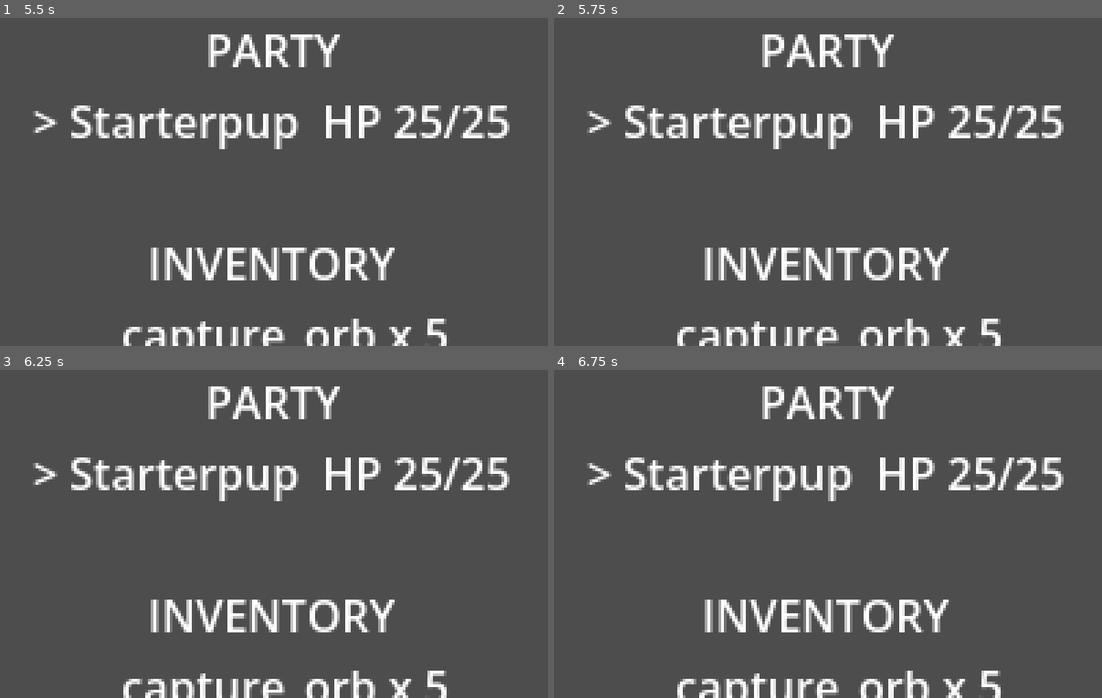
Above: before the commit, frames 1-4 (two rows, left to right).
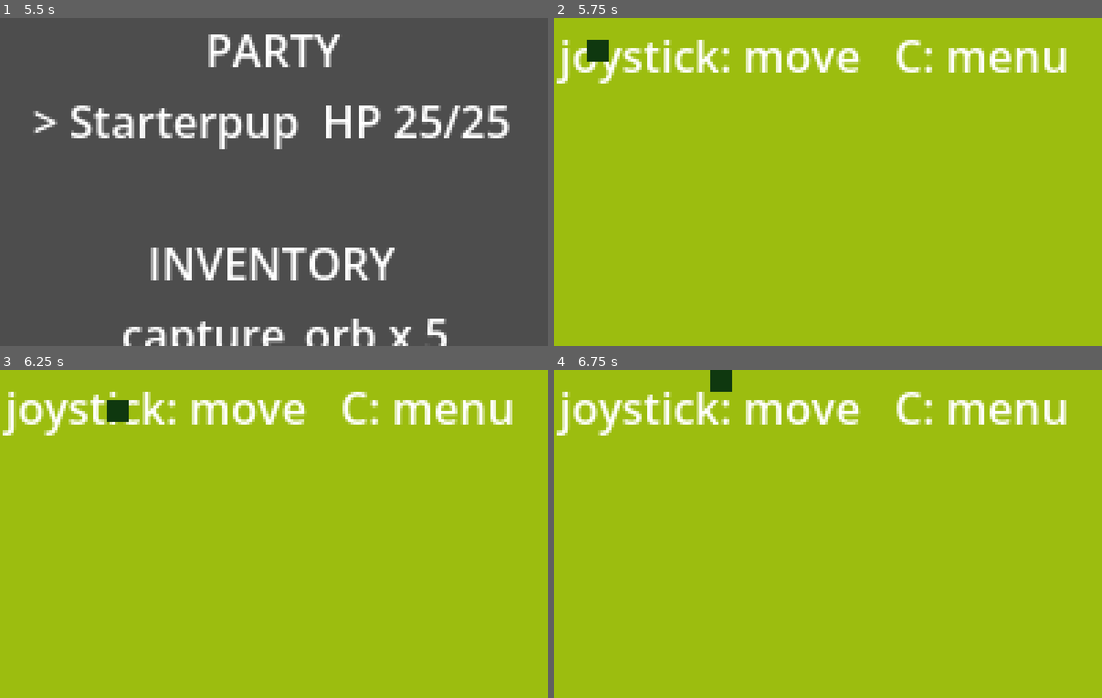
Above: after the commit, the same moments.

Repository: quentinbuilds/Brok-mon
Game: Godot game, scene res://core/Main.tscn
Same seed, same stepped clock (60 frames per second), same inputs: the game is played once before the commit and once after it.
Inputs (mouse positions are in pixels of both pictures, inside the frame that each line leads up to):
- Up to frame 1 (5.5 s): tap A (move_left) at 0.5 s; move the mouse to (394, 165) at 0.52 s; hold D (move_right) 0.53-1.28 s; tap J (confirm) at 0.6, 2, 3.05, 3.5, 3.6 s; click (394, 165) at 0.67 s; tap Space at 0.77, 1.07, 1.52, 1.82, 2.3, 2.85, 3.02, 3.32, 3.77, 4.07, 4.52, 4.82, 5.3 s; tap Enter at 0.8, 1.35, 3.8, 4.35 s; move the mouse to (164, 198) at 1.27 s; hold S (move_down) 1.28-2.03 s; tap Tab at 1.55, 2.1, 4.55, 5.1 s; move the mouse to (328, 109) at 2.02 s; hold D (move_right) 2.03-2.78 s; move the mouse to (246, 247) at 2.77 s; hold W (move_up) 2.78-3.53 s; click (246, 247) at 2.92 s; move the mouse to (438, 231) at 3.52 s; hold A (move_left) 3.53-5.03 s; tap K (cancel) at 4.15 s; move the mouse to (109, 132) at 4.27 s; tap L (menu) at 4.9 s; move the mouse to (301, 182) at 5.02 s; hold S (move_down) from 5.03 s (still down); click (301, 182) at 5.17 s
- Up to frame 2 (5.75 s): keep holding S (move_down); tap Escape at 5.65 s
- Up to frame 3 (6.25 s): move the mouse to (191, 452) at 5.77 s; release S (move_down) at 5.78 s; hold D (move_right) from 5.78 s (still down); tap J (confirm) at 5.85 s; tap Space at 6.02 s
- Up to frame 4 (6.75 s): tap Space at 6.32 s; move the mouse to (948, 517) at 6.52 s; release D (move_right) at 6.53 s; hold W (move_up) from 6.53 s (still down); tap Enter at 6.6 s

Frame 1 is identical in both runs. In frame 2, 100% of the frame differs, in the area x 0-100%, y 0-100%; in frame 3, 100%; in frame 4, 100%.

Commit message:
feat: bind Space and Escape for desktop playtesting
WASD/arrows, J/K/L and the joypad were already mapped, but Space and Escape - the two
keys anyone on a Mac or Windows reaches for first - were not, so the game felt
button-dead when it was not. Adds them alongside the existing events rather than
replacing any, so the UNO Q Modulino bindings are untouched.

test_input_e2e boots the real Main.tscn and pushes genuine InputEventKeys through it,
covering key -> InputMap -> InputManager -> GameState.update() -> transition, which the
per-binding tests alone could not.

Diff:
--- a/project.godot
+++ b/project.godot
@@ -75,6 +75,7 @@
 , Object(InputEventKey,"resource_local_to_scene":false,"resource_name":"","device":-1,"window_id":0,"alt_pressed":false …(181 unchanged characters)…
 , Object(InputEventKey,"resource_local_to_scene":false,"resource_name":"","device":-1,"window_id":0,"alt_pressed":false …(186 unchanged characters)…
 , Object(InputEventJoypadButton,"resource_local_to_scene":false,"resource_name":"","device":-1,"button_index":0,"pressure":0.0,"pressed":false,"script":null)
+, Object(InputEventKey,"resource_local_to_scene":false,"resource_name":"","device":-1,"window_id":0,"alt_pressed":false,"shift_pressed":false,"ctrl_pressed":false,"meta_pressed":false,"pressed":false,"keycode":0,"physical_keycode":32,"key_label":0,"unicode":0,"location":0,"echo":false,"script":null)
 ]
 }
 cancel={
@@ -83,6 +84,7 @@
 , Object(InputEventKey,"resource_local_to_scene":false,"resource_name":"","device":-1,"window_id":0,"alt_pressed":false …(181 unchanged characters)…
 , Object(InputEventKey,"resource_local_to_scene":false,"resource_name":"","device":-1,"window_id":0,"alt_pressed":false …(186 unchanged characters)…
 , Object(InputEventJoypadButton,"resource_local_to_scene":false,"resource_name":"","device":-1,"button_index":1,"pressure":0.0,"pressed":false,"script":null)
+, Object(InputEventKey,"resource_local_to_scene":false,"resource_name":"","device":-1,"window_id":0,"alt_pressed":false,"shift_pressed":false,"ctrl_pressed":false,"meta_pressed":false,"pressed":false,"keycode":0,"physical_keycode":4194305,"key_label":0,"unicode":0,"location":0,"echo":false,"script":null)
 ]
 }
 menu={
@@ -90,6 +92,7 @@
 "events": [Object(InputEventKey,"resource_local_to_scene":false,"resource_name":"","device":-1,"window_id":0,"alt_press …(190 unchanged characters)…
 , Object(InputEventKey,"resource_local_to_scene":false,"resource_name":"","device":-1,"window_id":0,"alt_pressed":false …(186 unchanged characters)…
 , Object(InputEventJoypadButton,"resource_local_to_scene":false,"resource_name":"","device":-1,"button_index":6,"pressure":0.0,"pressed":false,"script":null)
+, Object(InputEventKey,"resource_local_to_scene":false,"resource_name":"","device":-1,"window_id":0,"alt_pressed":false,"shift_pressed":false,"ctrl_pressed":false,"meta_pressed":false,"pressed":false,"keycode":0,"physical_keycode":4194305,"key_label":0,"unicode":0,"location":0,"echo":false,"script":null)
 ]
 }
 
@@ -98,4 +101,3 @@
 textures/canvas_textures/default_texture_filter=0
 renderer/rendering_method="gl_compatibility"
 renderer/rendering_method.mobile="gl_compatibility"
-textures/vram_compression/import_etc2_astc=true
--- a/tests/test_input_bindings.gd
+++ b/tests/test_input_bindings.gd
@@ -24,6 +24,14 @@
 	assert_true(_has_key("cancel", KEY_K), "button B (K) -> cancel")
 	assert_true(_has_key("menu", KEY_L), "button C (L) -> menu")
 
+func test_desktop_keys_bound() -> void:
+	# Most playtesting happens on a Mac or Windows keyboard, not the handheld.
+	# Space/Enter and Escape are what testers reach for first.
+	assert_true(_has_key("confirm", KEY_SPACE), "Space -> confirm")
+	assert_true(_has_key("confirm", KEY_ENTER), "Enter -> confirm")
+	assert_true(_has_key("cancel", KEY_ESCAPE), "Escape -> cancel")
+	assert_true(_has_key("menu", KEY_ESCAPE), "Escape -> menu")
+
 func test_all_seven_actions_exist() -> void:
 	for a in ["move_up", "move_down", "move_left", "move_right", "confirm", "cancel", "menu"]:
 		assert_true(InputMap.has_action(a), "missing action %s" % a)
--- /dev/null
+++ b/tests/test_input_e2e.gd
@@ -0,0 +1,74 @@
+extends TestCase
+## End-to-end input: boots the real Main.tscn and pushes real InputEventKeys through it,
+## proving key -> InputMap -> InputManager -> GameState.update() -> transition actually works.
+## The per-action binding contract lives in test_input_bindings.gd; this guards the whole chain.
+
+var _main: Node
+var _gs
+
+func before_each() -> void:
+	_gs = tree.root.get_node("GameState")
+	_main = load("res://core/Main.tscn").instantiate()
+	tree.root.add_child(_main)
+
+func after_each() -> void:
+	tree.root.remove_child(_main)
+	_main.free()
+	_gs.unbind()
+
+func _tap(code: Key) -> void:
+	var down := InputEventKey.new()
+	down.physical_keycode = code
+	down.pressed = true
+	Input.parse_input_event(down)
+	Input.flush_buffered_events()
+
+func _lift(code: Key) -> void:
+	var up := InputEventKey.new()
+	up.physical_keycode = code
+	up.pressed = false
+	Input.parse_input_event(up)
+	Input.flush_buffered_events()
+
+func _name_of(s) -> String:
+	return _gs.State.keys()[s]
+
+func test_boots_to_title() -> void:
+	await tree.process_frame
+	assert_eq(_name_of(_gs.current), "TITLE", "boot state")
+
+func test_enter_leaves_title() -> void:
+	await tree.process_frame
+	_tap(KEY_ENTER)
+	await tree.process_frame
+	_lift(KEY_ENTER)
+	assert_eq(_name_of(_gs.current), "OVERWORLD", "Enter at title")
+
+func test_space_leaves_title() -> void:
+	await tree.process_frame
+	_tap(KEY_SPACE)
+	await tree.process_frame
+	_lift(KEY_SPACE)
+	assert_eq(_name_of(_gs.current), "OVERWORLD", "Space at title")
+
+func test_escape_opens_menu_from_overworld() -> void:
+	await tree.process_frame
+	_tap(KEY_ENTER)
+	await tree.process_frame
+	_lift(KEY_ENTER)
+	await tree.process_frame
+	_tap(KEY_ESCAPE)
+	await tree.process_frame
+	_lift(KEY_ESCAPE)
+	assert_eq(_name_of(_gs.current), "MENU", "Escape in overworld")
+
+func test_tab_opens_menu_from_overworld() -> void:
+	await tree.process_frame
+	_tap(KEY_ENTER)
+	await tree.process_frame
+	_lift(KEY_ENTER)
+	await tree.process_frame
+	_tap(KEY_TAB)
+	await tree.process_frame
+	_lift(KEY_TAB)
+	assert_eq(_name_of(_gs.current), "MENU", "Tab in overworld")
Not shown, added: tests/test_input_e2e.gd.uid
Not shown, changed: docs/ARCHITECTURE.md
